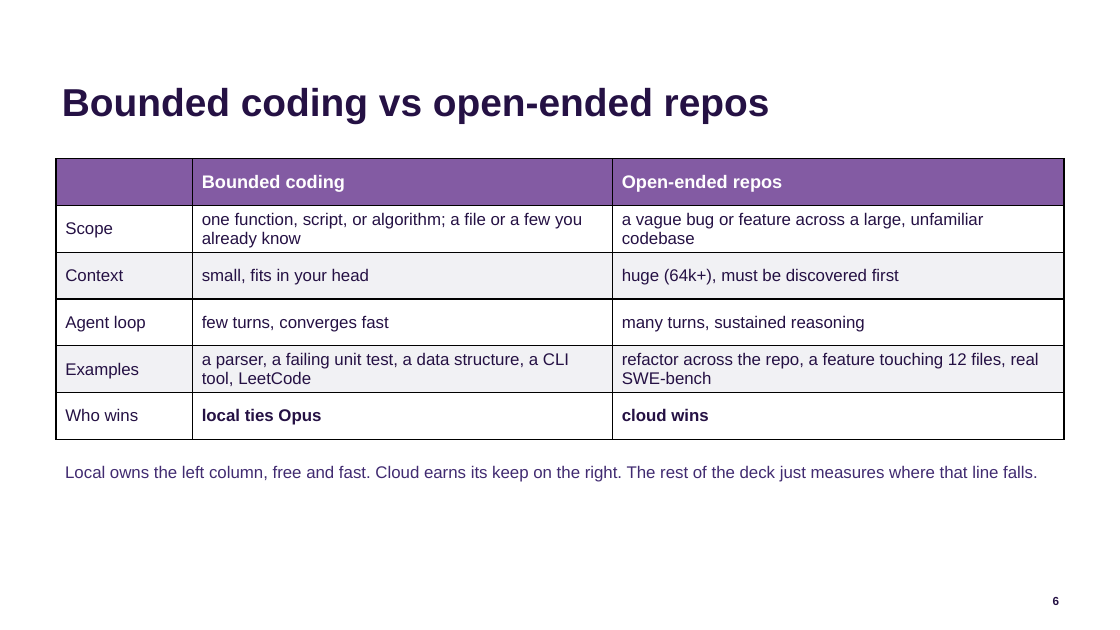
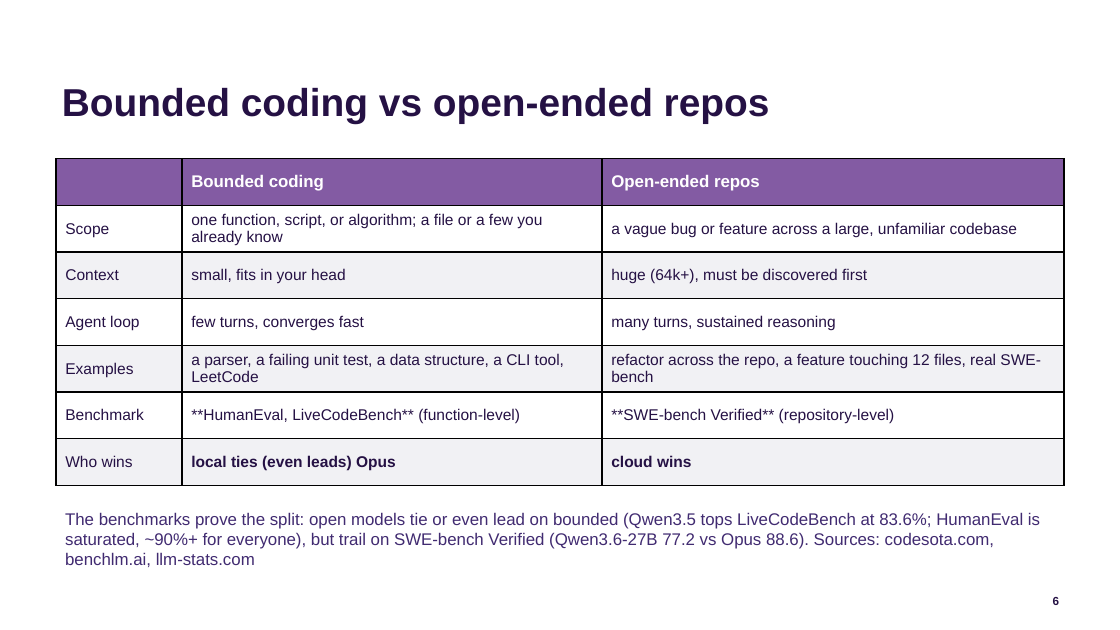
Before and after one commit to jconnolly/local-llm-pi5, a slide deck: slide 6 of local-llm-datasociety.pptx. Drawn at 1120x630 pixels with LibreOffice and Linux fonts; fonts in the diff are those of the drawing; background and template pictures are left out. Boxes give left, top, right and bottom in pixels: in the first picture for what was removed or moved away, otherwise in the second. Text is boxed around its words. In the diff, an @@ line names an element or a change of style, - is before the commit and + after.

Commit message:
Add cited benchmark row + quadrant chart for bounded vs open-ended; shill-disclaimer footnote; 'tilting at windmills' rename
- Slide 6 (definition): added Benchmark row (HumanEval/LiveCodeBench vs SWE-bench Verified) + cited caption proving the axis (open ties/leads bounded, trails repo-level)
- Slide 7 (new): Gartner-style quadrant (task scope x context/turns) plotting public benchmarks + my tests, LOCAL OWNS / CLOUD WINS zones (viz/quadrant.html -> png)
- Reckoning slide: '...is Opus.*' + footnote 'Not an Anthropic shill, trying to fire my own $200/mo Claude bill'
- Renamed dead-end slide to 'tilting at windmills'

```diff
--- a/local-llm-datasociety.pptx
+++ b/local-llm-datasociety.pptx
@@ table at [56, 159, 1064, 485] @@
-row 6: Who wins | local ties Opus | cloud wins
+row 6: Benchmark | **HumanEval, LiveCodeBench** (function-level) | **SWE-bench Verified** (repository-level)
+row 7: Who wins | local ties (even leads) Opus | cloud wins
@@ text at [65, 512, 1040, 567]: text changed @@
-Local owns the left column, free and fast. Cloud earns its keep on the right. The rest of the deck just measures where that line falls.
+The benchmarks prove the split: open models tie or even lead on bounded (Qwen3.5 tops LiveCodeBench at 83.6%; HumanEval is saturated, ~90%+ for everyone), but trail on SWE-bench Verified (Qwen3.6-27B 77.2 vs Opus 88.6). Sources: codesota.com, benchlm.ai, llm-stats.com
```
Also in this commit, not shown: 2 other slides changed, 1 slide added, 5 other files.
